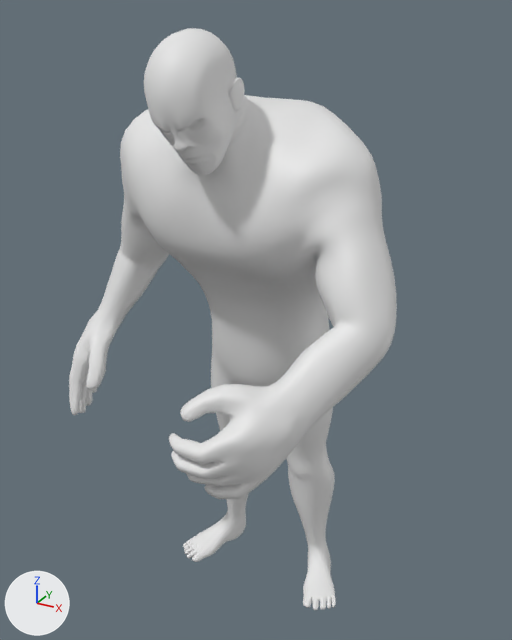
A saved change to the Blender file GameJam_01/Assets/models/playermodel.blend.
One viewpoint serves both versions: a 50 mm camera at (5.6, -10.65, 11.01) aimed at (0.32, -1.05, 6.21). Arrows for +X, +Y and +Z are at lower left; the lights stay in place. Both versions are drawn at frame 40 of the action 'playerAction'; the numbers are the values there.

Names of what the first picture shows: 'body'.
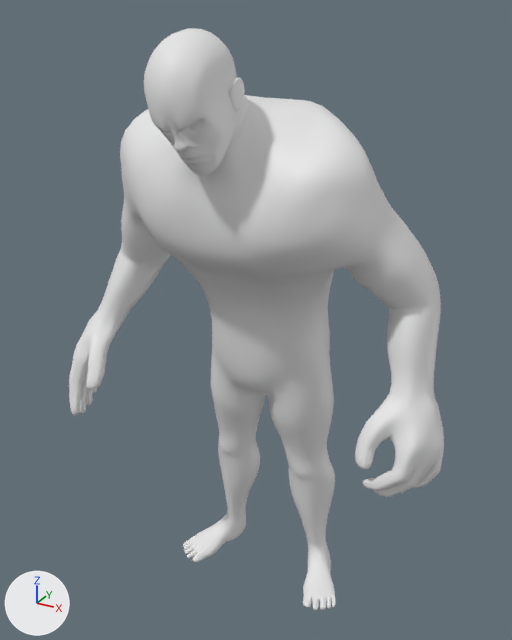
What differs and where, as boxes [x1, y1, x2, y2] in the pictures (512 x 640 px; the box of a moved part takes in the faces that stretch with it):
'body', reshaped (14% wider)
    before: [69, 28, 397, 610]
    after: [69, 28, 444, 610]
part 1 of me_player, moved or reshaped
    before: [85, 106, 397, 562]
    after: [85, 106, 444, 562]

What the commit changed:
me_player is used by ob_body; location (0.0, 0.0, 0.0).
me_player had 9416 vertices, 9414 faces and spanned x -3.67..2.99, y -4.33..1.06, z 0.03..10.77.
me_player now has 9416 vertices, 9414 faces and spans x -3.67..3.64, y -2.92..1.06, z 0.03..10.77.
me_player part 1: 4278 of 9416 vertices moved; they spanned x -3.44..2.99, y -4.33..0.88, z 0.03..9.72 and now span x -3.44..3.64, y -2.65..0.89, z 0.03..9.72; mean shift (0.67, 1.06, -0.4); largest move (1.29, -3.97, 4.88) -> (3.41, -1.05, 3.93).
